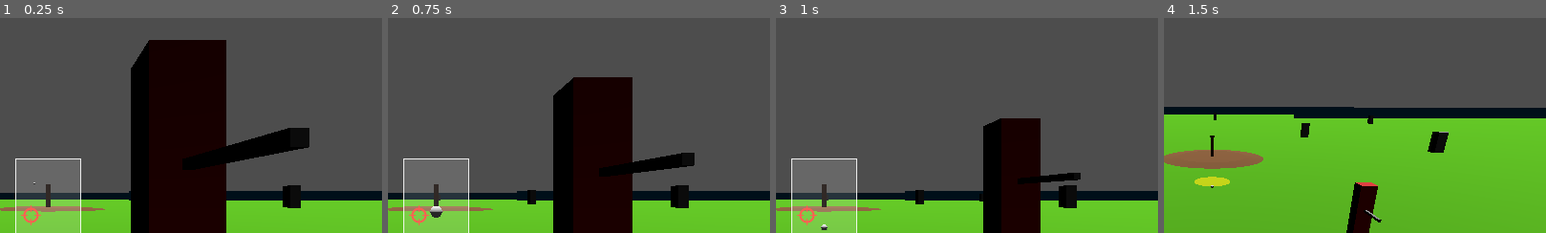
Above: before the commit, frames 1-4 (left to right).
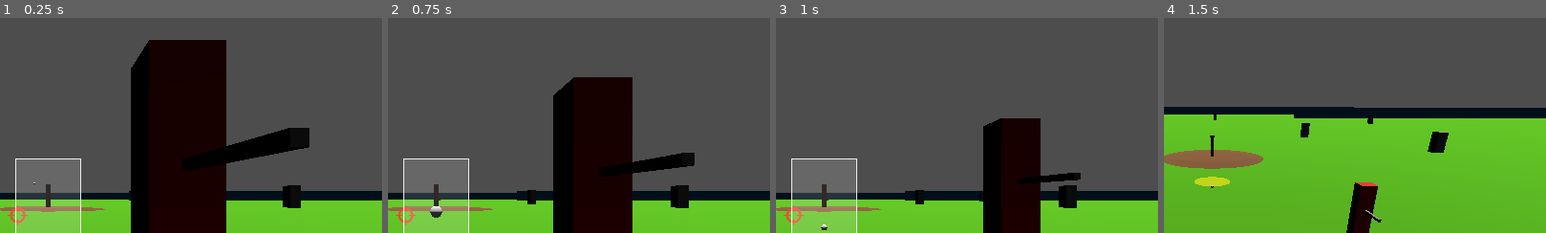
Above: after the commit, the same moments.

Repository: faintdeception/BaseballRivals_GD
Game: Godot game, scene res://gameplay/gameplay.tscn
Same seed, same stepped clock (60 frames per second), same inputs: the game is played once before the commit and once after it.
Inputs (mouse positions are % of the whole screen's width and height, from its top left):
- Up to frame 1 (0.25 s): no input
- Up to frame 2 (0.75 s): tap Enter at 0.5 s; move the mouse to (72, 45) at 0.52 s; hold D from 0.53 s (still down); tap 1 at 0.6 s; click (72, 45) at 0.67 s
- Up to frame 3 (1 s): keep holding D; tap Space at 0.77 s
- Up to frame 4 (1.5 s): release D at 1.25 s; drag from (30, 55) to (45, 70) at 1.27 s
The pictures show only the part of the screen within x 44-94%, y 8-58%; the shares and areas given below are measured in that part.

The runs differ from the first frame. In frame 1, 0.3% of the frame differs, in the area x 2-11%, y 87-97%; in frame 2, 0.3%; in frame 3, 0.3%; in frame 4, nothing differs.

Commit message:
Implement walk signal, enhance batter swing evaluation, and adjust pitcher targeting for fast mode

Diff:
--- a/autoloads/game_state.gd
+++ b/autoloads/game_state.gd
@@ -3,6 +3,7 @@
 signal balls_changed(new_balls: int)
 signal strikes_changed(new_strikes: int)
 signal strikeout
+signal walk
 signal play_state_changed(new_state)
 signal bases_changed
 signal outs_changed(new_outs: int)
@@ -26,7 +27,10 @@
 var bases: Array[BatterData] = [null, null, null]
 var home_score: int = 0
 var away_score: int = 0
+var fast_mode: bool = false
 var _inning_reset_pending: bool = false
+var _lineup_advanced: bool = false
+
 
 
 func _ready() -> void:
@@ -51,6 +55,7 @@
 
 
 func start_at_bat() -> void:
+	_lineup_advanced = false
 	_set_play_state(PlayState.IDLE)
 	if _inning_reset_pending:
 		outs = 0
@@ -68,13 +73,15 @@
 func _on_play_state_changed(new_state: PlayState) -> void:
 	if new_state != PlayState.DEAD:
 		return
-	await get_tree().create_timer(1.5).timeout
+	var delay := 0.2 if fast_mode else 1.5
+	await get_tree().create_timer(delay).timeout
 	if play_state != PlayState.DEAD:
 		return
 	advance_batter()
 	var error := get_tree().change_scene_to_file("res://gameplay/ui/transition.tscn")
 	if error != OK:
 		push_error("Failed to change to transition scene: %s" % error)
+
 
 
 func _on_ball_caught(_fielder: Node3D, _ball: RigidBody3D) -> void:
@@ -107,14 +114,17 @@
 
 
 func advance_batter():
-	advance_lineup()
+	if not _lineup_advanced:
+		advance_lineup()
 
 
 func advance_lineup():
 	lineup_index = (lineup_index + 1) % lineup.size()
+	_lineup_advanced = true
 
 
 func commit_advancement(batter: BatterData) -> void:
+
 	if batter == null:
 		push_error("GameState: cannot commit advancement without BatterData")
 		return
@@ -180,4 +190,10 @@
 
 func _walk():
 	print("Walk")
+	var batter_data: BatterData = lineup[lineup_index] if lineup_index >= 0 and lineup_index < lineup.size() else null
+	if batter_data != null:
+		commit_advancement(batter_data)
 	reset_count()
+	advance_lineup()
+	walk.emit()
+	end_play()
--- a/data/batters/batter_a.tres
+++ b/data/batters/batter_a.tres
@@ -12,3 +12,5 @@
 contact_center_y = 0.75
 contact_speed = 30.0
 swing_trigger_z = 3.0
+swing_aggression = 1.0
+patient = false
--- a/data/batters/batter_b.tres
+++ b/data/batters/batter_b.tres
@@ -13,3 +13,5 @@
 contact_speed = 30.0
 swing_trigger_z = 3.0
 launch_angle_degrees = 30.0
+swing_aggression = 1.0
+patient = true
--- a/gameplay/actors/batter.gd
+++ b/gameplay/actors/batter.gd
@@ -24,6 +24,10 @@
 var _box_position: Vector3
 var _is_running: bool = false
 var _has_started_running: bool = false
+var _prev_ball_pos: Vector3 = Vector3.ZERO
+var _pitch_in_flight: bool = false
+var _swing_evaluated: bool = false
+var _plate_evaluated: bool = false
 
 
 func _ready():
@@ -41,17 +45,27 @@
 	EventBus.ball_hit.connect(_on_ball_hit)
 	EventBus.ball_caught.connect(_on_ball_caught)
 	bat_pivot.rotation_degrees.y = bat_ready_angle
+	if baseball:
+		_prev_ball_pos = baseball.global_position
 
 
 func _on_ball_pitched(_ball: RigidBody3D):
 	has_swung = false
+	_pitch_in_flight = true
+	_swing_evaluated = false
+	_plate_evaluated = false
+	if baseball:
+		_prev_ball_pos = baseball.global_position
 	if swing_tween:
 		swing_tween.kill()
 	bat_pivot.rotation_degrees.y = bat_ready_angle
 
 
 func _on_ball_hit(ball: RigidBody3D) -> void:
-	if ball != baseball or _has_started_running:
+	if ball != baseball:
+		return
+	_pitch_in_flight = false
+	if _has_started_running:
 		return
 	if first_base_target == null:
 		push_error("Batter: first_base_target is not assigned")
@@ -72,13 +86,17 @@
 
 
 func _on_ball_caught(_fielder: Node3D, ball: RigidBody3D) -> void:
-	if ball != baseball or not _is_running:
+	if ball != baseball:
+		return
+	_pitch_in_flight = false
+	if not _is_running:
 		return
 	if run_tween:
 		run_tween.kill()
 	run_tween = null
 	_is_running = false
 	global_position = _box_position
+
 
 
 func _on_reached_first() -> void:
@@ -104,10 +122,56 @@
 func _physics_process(_delta):
 	if GameState.play_state != GameState.PlayState.IDLE:
 		return
-	if has_swung or baseball.freeze or baseball.in_play:
+	if baseball == null or baseball.freeze or not _pitch_in_flight:
 		return
-	if baseball.global_position.z <= data.swing_trigger_z:
-		_swing()
+	if data == null:
+		return
+	var curr_pos := baseball.global_position
+
+	# 1. Batter swing decision at swing_trigger_z
+	if not _swing_evaluated and not has_swung and not baseball.in_play:
+		if curr_pos.z <= data.swing_trigger_z:
+			_swing_evaluated = true
+			if _should_swing():
+				_swing()
+
+	# 2. Plate crossing detection at Z=0 (plate_position.z)
+	if not _plate_evaluated and not baseball.in_play:
+		var target_z := plate_position.z
+		if _prev_ball_pos.z > target_z and curr_pos.z <= target_z:
+			_plate_evaluated = true
+			_pitch_in_flight = false
+			if not has_swung:
+				var t := (target_z - _prev_ball_pos.z) / (curr_pos.z - _prev_ball_pos.z)
+				var crossing_point := _prev_ball_pos.lerp(curr_pos, t)
+				crossing_point.z = target_z
+				var zone := get_strike_zone()
+				if zone.has_point(crossing_point):
+					GameState.record_strike()
+				else:
+					GameState.record_ball()
+
+	_prev_ball_pos = curr_pos
+
+
+func _should_swing() -> bool:
+	if randf() > data.swing_aggression:
+		return false
+	if data.patient:
+		var predicted_crossing := _predict_plate_crossing()
+		var zone := get_strike_zone()
+		if not zone.has_point(predicted_crossing):
+			return false
+	return true
+
+
+func _predict_plate_crossing() -> Vector3:
+	return Ballistics.predict_crossing_z(
+		baseball.global_position,
+		baseball.linear_velocity,
+		Ballistics.gravity_for(baseball),
+		plate_position.z
+	)
 
 
 func _swing():
@@ -125,6 +189,8 @@
 
 ## Strike zone in world space, anchored to home plate rather than the (possibly running) batter.
 func get_strike_zone() -> AABB:
+	if data == null:
+		return AABB()
 	return AABB(
 		plate_position + Vector3(-data.zone_half_width, data.zone_bottom_y, -0.1),
 		Vector3(data.zone_half_width * 2.0, data.zone_top_y - data.zone_bottom_y, 0.2)
--- a/gameplay/actors/batter_data.gd
+++ b/gameplay/actors/batter_data.gd
@@ -16,3 +16,7 @@
 @export var zone_half_width: float = 0.22
 @export var zone_bottom_y: float = 0.5
 @export var zone_top_y: float = 1.05
+## 0 = never swings, 1 = always swings (at anything)
+@export var swing_aggression: float = 1.0
+## If true, only swings at pitches predicted to land in the zone
+@export var patient: bool = false
--- a/gameplay/actors/pitcher.gd
+++ b/gameplay/actors/pitcher.gd
@@ -16,6 +16,8 @@
 @export var batter: Node3D
 ## Keeps pitches this far (m) inside the zone edges.
 @export var target_margin: float = 0.03
+@export var aim_error: float = 0.3
+@export var fast_mode: bool = false
 
 signal windup_started
 ## The next target is chosen and shown; UI should be at full strength.
@@ -28,11 +30,19 @@
 
 # Called when the node enters the scene tree for the first time.
 func _ready():
+	if fast_mode:
+		wait_time = 0.5
+		time_between_pitches = 0.5
+		windup_time = 0.2
+		reveal_lead_time = 0.2
+		GameState.fast_mode = true
 	timer = wait_time
 	GameState.strikeout.connect(_on_strikeout)
+	GameState.walk.connect(_on_walk)
 	baseball.reset_to(release_point.global_position)
 	# The batter's data isn't loaded until after this _ready, so pick the first target next frame.
 	_pick_initial_target.call_deferred()
+
 
 
 # Called every frame. 'delta' is the elapsed time since the previous frame.
@@ -86,6 +96,10 @@
 	state = State.DONE
 
 
+func _on_walk():
+	state = State.DONE
+
+
 # Works out the velocity that makes the ball cross target_point, accounting for gravity.
 func _aim_at_target() -> Vector3:
 	var to_target = target_point - release_point.global_position
@@ -110,7 +124,10 @@
 	var center := zone.get_center()
 	var half_x := maxf(zone.size.x * 0.5 - target_margin, 0.0)
 	var half_y := maxf(zone.size.y * 0.5 - target_margin, 0.0)
-	return Vector3(
+	var target := Vector3(
 		center.x + randf_range(-half_x, half_x),
 		center.y + randf_range(-half_y, half_y),
 		center.z)
+	target.x += randf_range(-aim_error, aim_error)
+	target.y += randf_range(-aim_error, aim_error)
+	return target
--- a/gameplay/ballistics.gd
+++ b/gameplay/ballistics.gd
@@ -15,3 +15,16 @@
 ## Effective gravity for a RigidBody3D.
 static func gravity_for(body: RigidBody3D) -> float:
 	return ProjectSettings.get_setting("physics/3d/default_gravity") * body.gravity_scale
+
+
+## Ballistic crossing point on the plane z = target_z.
+## Solves for time t where pos.z + vel.z * t = target_z, then applies gravity to y.
+static func predict_crossing_z(pos: Vector3, vel: Vector3, gravity: float, target_z: float = 0.0) -> Vector3:
+	if is_zero_approx(vel.z):
+		return pos
+	var t := (target_z - pos.z) / vel.z
+	if t < 0.0:
+		return pos
+	var pred_x := pos.x + vel.x * t
+	var pred_y := pos.y + vel.y * t - 0.5 * gravity * t * t
+	return Vector3(pred_x, pred_y, target_z)
--- a/gameplay/ui/transition.gd
+++ b/gameplay/ui/transition.gd
@@ -2,5 +2,6 @@
 
 
 func _ready() -> void:
-	await get_tree().create_timer(1.0).timeout
+	var delay := 0.2 if GameState.fast_mode else 1.0
+	await get_tree().create_timer(delay).timeout
 	get_tree().change_scene_to_file("res://gameplay/gameplay.tscn")
